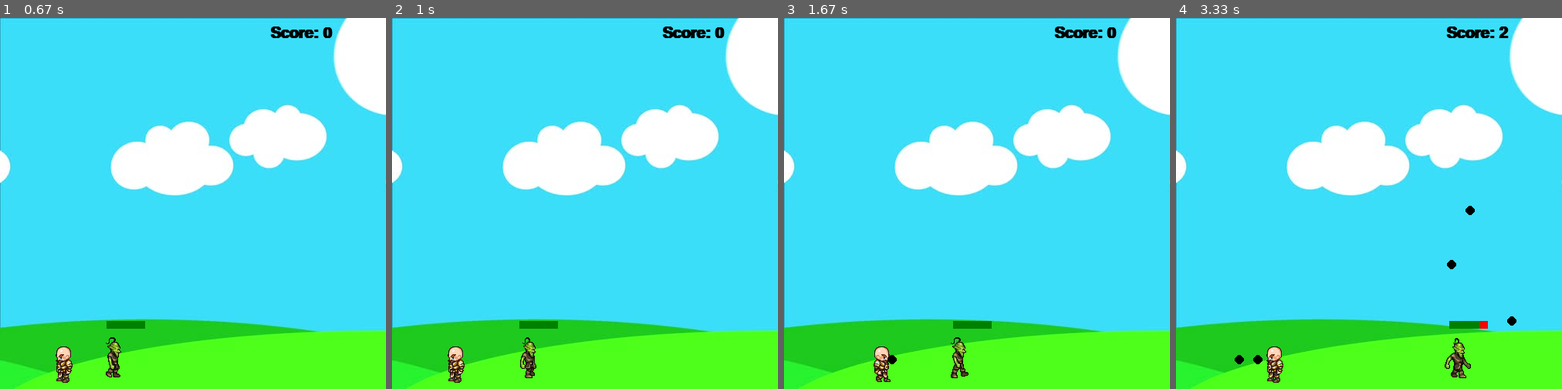
Above: before the commit, frames 1-4 (left to right).
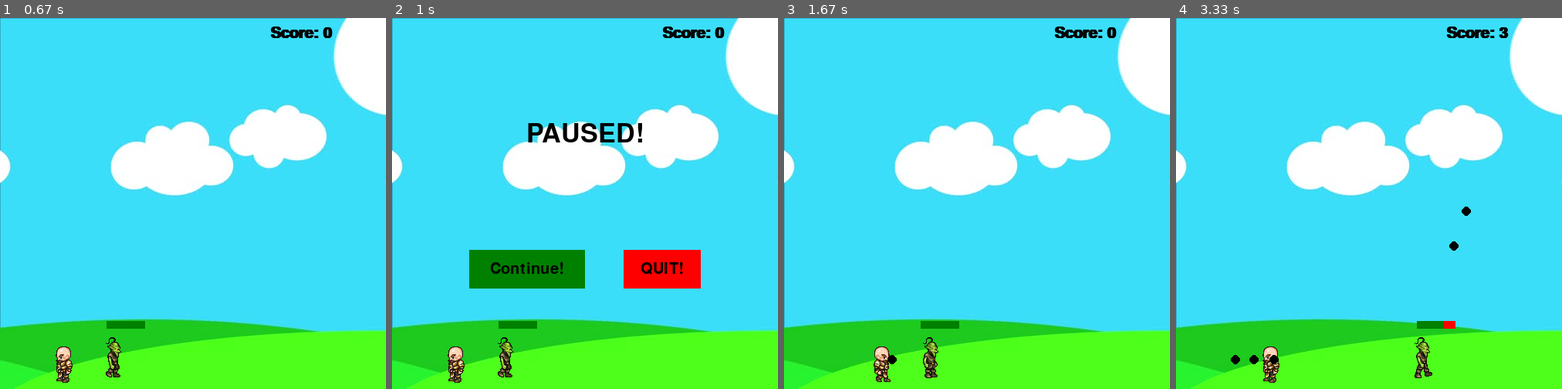
Above: after the commit, the same moments.

Repository: Pyk017/Pygame
Game: pygame game, started from Goblin_Attack/game.py
Two runs of this game, one before a commit and one after it. Both use one fixed random seed, a clock stepped at 60 frames per second and the inputs below.
Inputs (mouse positions are in pixels of both pictures, inside the frame that each line leads up to):
- Up to frame 1 (0.67 s): click "Start!" at 0.38 s
- Up to frame 2 (1 s): tap Esc at 0.67 s
- Up to frame 3 (1.67 s): click (919, 270) at 1.08 s, where only the run after the commit has a clickable "Continue!"; hold Right from 1.33 s (still down); move the mouse to (884, 207) at 1.37 s; tap Space at 1.4 s
- Up to frame 4 (3.33 s): tap Space at 1.7, 1.9, 2.23, 2.53, 2.73, 3.03, 3.3 s; release Right at 1.8 s; hold Up 1.83-2.13 s; hold Right 2.17-2.63 s; hold Left 2.67-3.2 s; hold Left from 3.23 s (still down)

Frame 1 is identical in both runs. In frame 2, 6.8% of the frame differs, in the area x 20-80%, y 28-98%; in frame 3, 0.9%; in frame 4, 1.7%.

Commit message:
09-01-2021

Diff:
--- a/Goblin_Attack/game.py
+++ b/Goblin_Attack/game.py
@@ -33,6 +33,7 @@
 score = 0
 
 class Player(object):
+	global score
 	def __init__(self, x, y, width, height):
 		self.x = x
 		self.y = y
@@ -73,7 +74,7 @@
 		self.isJump = False
 		self.walkCount = 0
 		font1 = pygame.font.SysFont('comicsans', 50)
-		text = font1.render('KILLED!! Rewarded -5', 1, (255, 0, 0))
+		text = font1.render(f"KILLED!! Rewarded -5.", 1, (255, 0, 0))
 		screen.blit(text, (250 - (text.get_width()/2), 200))
 		# button("Play!", 100, 300, 100, 50, green, bright_green, game_loop)
 		# button("Exit!", 300, 300, 100, 50, red, bright_red, game_quit)
@@ -231,16 +232,66 @@
 		pygame.display.update()
 
 
+def unpause():
+	global pause
+	pause = False
+
+def paused():
+
+	global pause
+	large_text = pygame.font.SysFont('comicsans', 50)
+	text_surface, text_rect = text_objects("PAUSED!", large_text)
+	text_rect.center = (int(screen_WIDTH / 2), 150)
+	screen.blit(text_surface, text_rect)
+
+	while pause:
+		for event in pygame.event.get():
+			if event.type == pygame.QUIT:
+				pygame.quit()
+				quit()
+
+		button("Continue!", 100, 300, 150, 50, green, bright_green, unpause)
+		button('QUIT!', 300, 300, 100, 50, red, bright_red, game_quit)
+
+		pygame.display.update()
+		clock.tick(15)
+
+
+def winWindow():
+	global score
+	large_text = pygame.font.SysFont('comicsans', 50)
+	text_surface, text_rect = text_objects(f"You Won!! Score = {score}", large_text)
+	text_rect.center = (int(screen_WIDTH / 2), 150)
+	screen.blit(text_surface, text_rect)
+	score = 0
+	while True:
+		for event in pygame.event.get():
+			if event.type == pygame.QUIT:
+				pygame.quit()
+				quit()
+
+		button('Restart!', 100, 300, 100, 50, green, bright_green, game_loop)
+		button('QUIT!', 300, 300, 100, 50, red, bright_red, game_quit)
+
+		pygame.display.update()
+		clock.tick(15)
+
+
+
 
 
 font = pygame.font.SysFont('comicsnas', 30, True)
 bulletloop = 0
 bullets = []
+pause = False
+score = 0
+man, goblin = None, None
 
 def game_loop():
 	global bullets
 	global bulletloop
 	global score
+	global pause
 	man = Player(50, 410, 64, 64)
 	goblin = Enemy(100, 410, 64, 64, 450)
 	# print('in it')
@@ -256,6 +307,10 @@
 					score -= 5
 					man.hit()
 
+		if not goblin.visible:
+			bullets = []
+			winWindow()
+
 
 		if bulletloop > 0:
 			bulletloop += 1
@@ -305,6 +360,10 @@
 			man.right = True
 			man.standing = False
 
+		elif keys[pygame.K_ESCAPE]:
+			pause = True
+			paused()
+
 		else:
 			man.standing = True
 			man.walkCount = 0
